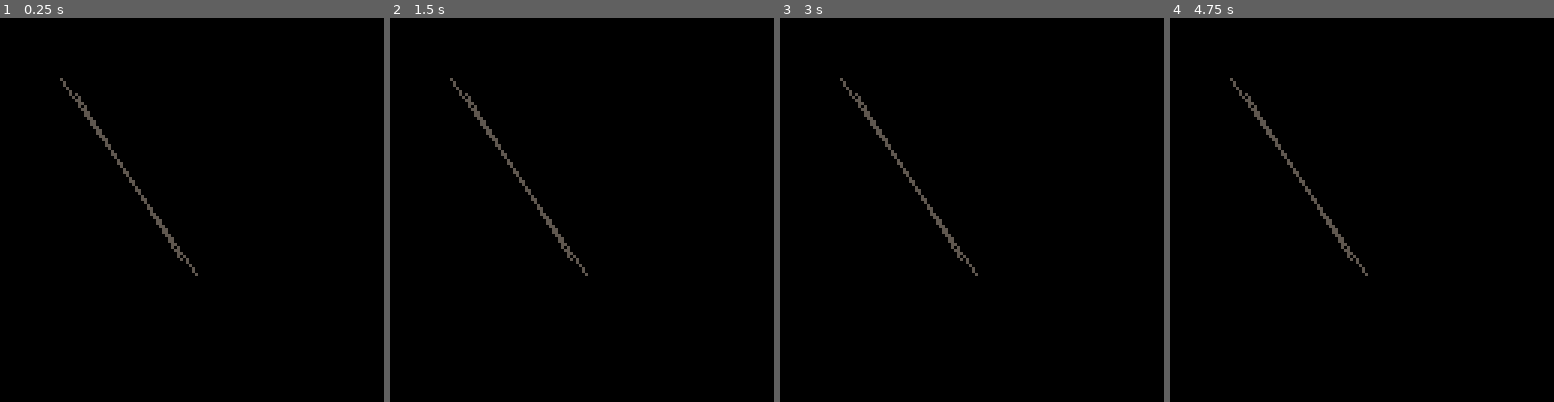
Above: before the commit, frames 1-4 (left to right).
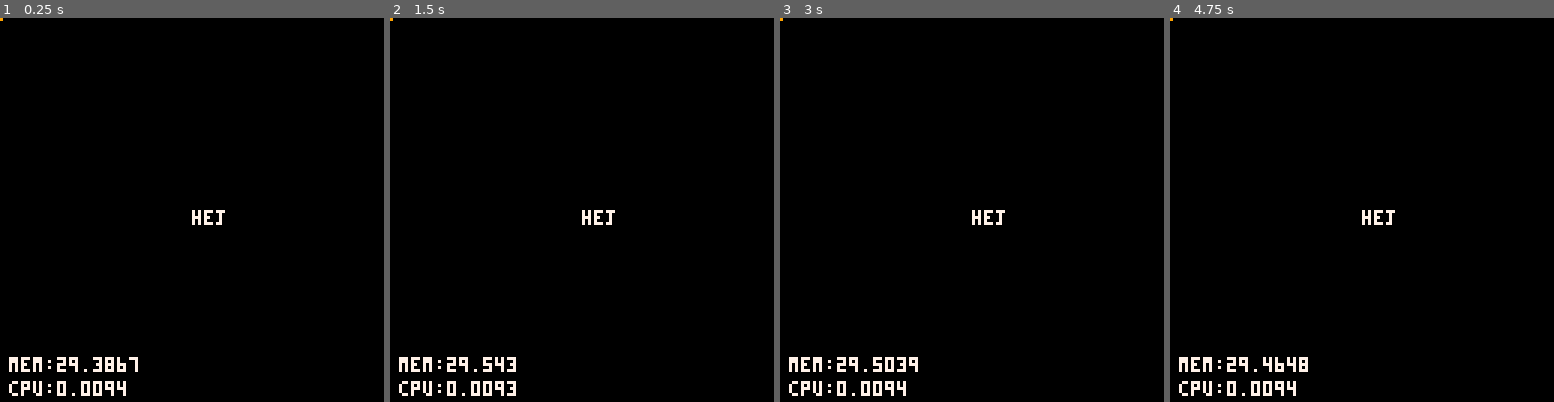
Above: after the commit, the same moments.

Repository: Heisaa/Pico-8
Game: PICO-8 cartridge carts/falling.p8
Two runs of this game, one before a commit and one after it. Both use one fixed random seed, a clock stepped at 60 frames per second and the inputs below.
Inputs:
- Up to frame 1 (0.25 s): no input
- Up to frame 2 (1.5 s): no input
- Up to frame 3 (3 s): no input
- Up to frame 4 (4.75 s): no input

The runs differ from the first frame. In frame 1, 1.9% of the frame differs, in the area x 0-59%, y 0-99%; in frame 2, 1.9%; in frame 3, 2.0%; in frame 4, 2.0%.

Commit message:
setting up

Diff:
--- a/carts/falling.p8
+++ b/carts/falling.p8
@@ -1,8 +1,45 @@
 pico-8 cartridge // http://www.pico-8.com
 version 15
 __lua__
+
+--my library
+function round(num)
+ if num-flr(num)<0.5 then
+  numr=flr(num)
+ else
+  numr=ceil(num)
+ end
+ return numr
+end
+
+function maprange(x,a,b,c,d)
+ y=(x-a)*((d-c)/(b-a)) + c
+ return round(y)
+end
+--end of my library
+
+--dots={{10,10},{10,50},{50,50},{50,10},{30,5}}
+
+
+function makedots()
+ dots={}
+ amount=round(rnd(10))+6
+ for i=1, amount do
+  add(dots,{a})--sine wave to make the dots into a cicle
+ end
+ print("hej",64,64,7)
+ return dots
+end
+
 function cave(arr)
-
+ --draw the cave from coordinats
+ for i=1,#arr do
+  if i==#arr then
+   line(arr[i][1],arr[i][2],arr[1][1],arr[1][2],9)
+  else
+   line(arr[i][1],arr[i][2],arr[i+1][1],arr[i+1][2],9)
+  end
+ end
 end
 
 --game loop
@@ -11,10 +48,12 @@
 end
 
 function _update()
- cls()
+
 end
 
 function _draw()
- line(20, 20, 65,85,5)
- line(25, 25, 60,80,5)
+ cls()
+ print("mem:"..stat(0),3,113,7)
+ print("cpu:"..stat(2),3,121,7)
+ cave(makedots())
 end
